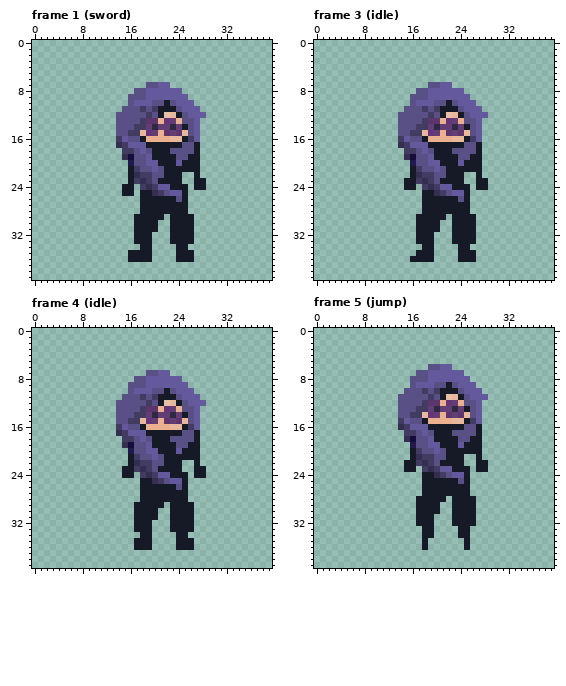
Pixel-art file -- src/sprites/player.ase. That is the earlier state.
40x40 pixels, 11 frames. Shown: frame 1 (sword), frame 3 (idle), frame 4 (idle), frame 5 (jump). The commit also changed other frames, which this record leaves out.
Once edited:
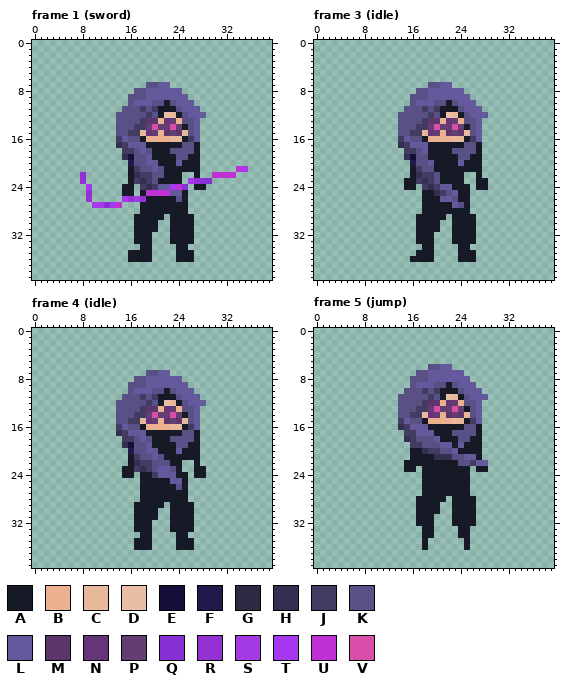
Palette (. is transparent): A #151a26  B #ebb18f  C #e8b89c  D #e8bea6  E #160e3a  F #21184c  G #2e2942  H #342e51  J #423b62  K #595086  L #65599d  M #5c356d  N #653479  P #633d73  Q #8631d4  R #9431d4  S #a23be3  T #a838f0  U #bf31d4  V #d94ea8
Edits made:
Frame 1 (sword):
There is now colour Q in row 23 at x 29; in row 27 at x 12.
The edit turns colour A into colour Q in row 23 at x 28; in row 24 at x 25.
There is now colour R in rows 22 to 23 at x 8; in row 25 at x 9; in row 26 at x 9 and 16.
The edit turns colour A into colour R in row 23 at x 27; in row 26 at x 18.
There is now colour S in row 26 at x 17.
There is now colour T in row 21 at x 35; in row 23 at x 26; in row 24 at x 9; in row 26 at x 15; in row 27 at x 10 to 11 and 13.
The edit turns colour A into colour T in row 24 at x 23.
There is now colour U in row 21 at x 34; in row 22 at x 30 to 33; in row 27 at x 14.
The edit turns colour A into colour U in row 24 at x 24; in row 25 at x 19.
The edit turns colour H into colour U in row 25 at x 20.
The edit turns colour J into colour U in row 25 at x 21.
The edit turns colour K into colour U in row 25 at x 22.
The edit turns colour G into colour V in row 14 at x 20 and 23.
Frame 3 (idle):
The edit turns colour K into colour A in row 18 at x 19; in rows 21 to 22 at x 21; in row 26 at x 24.
The edit turns colour L into colour A in row 19 at x 19; in rows 20 to 21 at x 20; in row 25 at x 24.
The edit turns colour A into colour K in row 26 at x 23; in row 27 at x 24.
The edit turns colour A into colour L in row 26 at x 21 to 22; in row 27 at x 23.
The edit turns colour G into colour V in row 14 at x 20 and 23.
Frame 4 (idle):
The edit turns colour H into colour A in row 24 at x 19; in row 25 at x 20.
The edit turns colour J into colour A in row 24 at x 18; in row 25 at x 21.
The edit turns colour K into colour A in row 25 at x 22.
The edit turns colour A into colour K in row 22 at x 22; in row 23 at x 23.
The edit turns colour A into colour L in row 23 at x 21 to 22; in row 24 at x 23.
The edit turns colour G into colour V in row 14 at x 20 and 23.
Frame 5 (jump):
The edit turns colour H into colour A in row 21 at x 17; in row 22 at x 18; in row 23 at x 19; in row 24 at x 20.
The edit turns colour J into colour A in row 20 at x 17; in row 21 at x 18 to 19; in row 22 at x 17 and 19; in row 23 at x 18 and 20; in row 24 at x 21.
The edit turns colour K into colour A in row 22 at x 20; in row 24 at x 22; in row 25 at x 24.
The edit turns colour L into colour A in row 23 at x 21 to 22; in row 24 at x 23 to 24.
The edit turns colour A into colour H in row 21 at x 22.
The edit turns colour K into colour H in row 20 at x 18; in row 21 at x 20 to 21.
There is now colour J in row 22 at x 26.
The edit turns colour E into colour J in row 18 at x 16.
The edit turns colour F into colour J in row 19 at x 16.
The edit turns colour K into colour J in row 19 at x 17; in row 20 at x 19.
The edit turns colour L into colour J in row 20 at x 20.
There is now colour K in row 22 at x 25.
The edit turns colour A into colour K in row 20 at x 22; in row 21 at x 23 to 24; in row 22 at x 24.
The edit turns colour L into colour K in row 18 at x 19; in row 19 at x 19 to 20.
There is now colour L in row 21 at x 25 to 26.
The edit turns colour A into colour L in row 18 at x 20; in row 19 at x 21 to 22; in row 20 at x 23; in row 22 at x 27 to 28.
The edit turns colour K into colour L in row 17 at x 17 and 19.
The edit turns colour G into colour V in row 13 at x 20 and 23.
Boxes around the changes in both pictures, in picture pixels (x1, y1, x2, y2):
changed: (152, 124, 176, 130)
changed: (80, 166, 248, 208)
changed: (434, 124, 458, 130)
changed: (428, 148, 464, 208)
changed: (152, 412, 176, 418)
changed: (140, 460, 176, 484)
changed: (410, 406, 488, 484)
